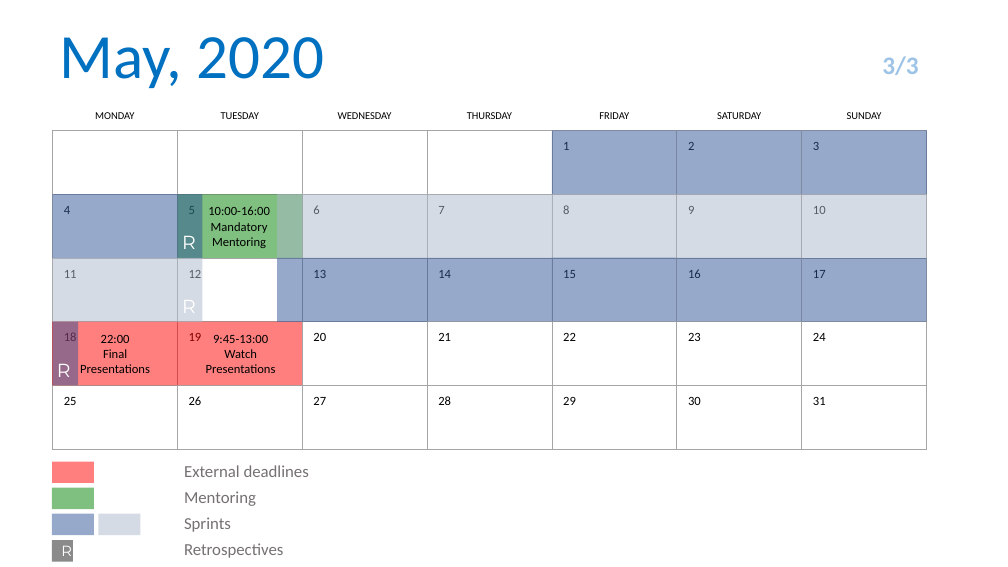
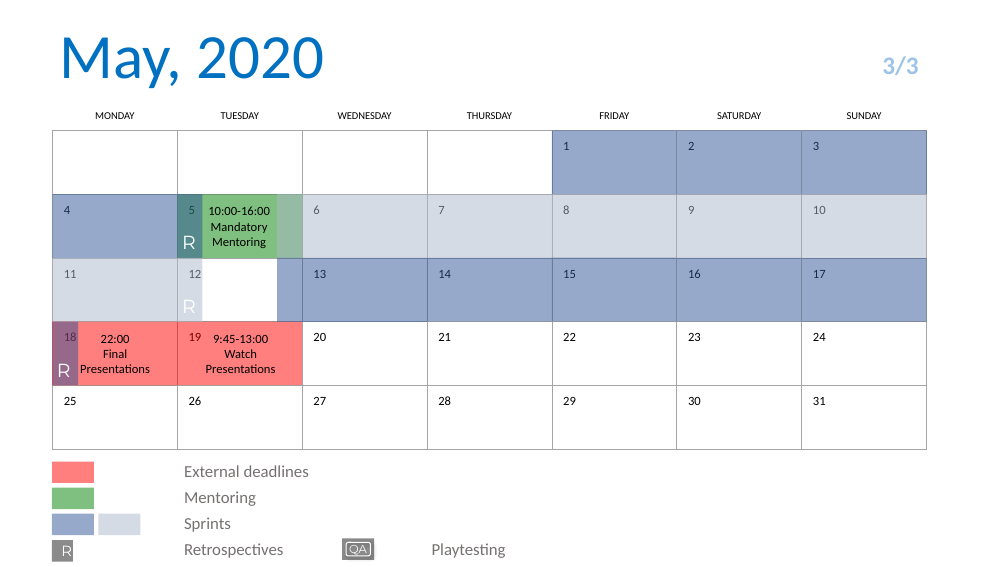
Before and after one commit to DR-DRU/BA4_Experimental_Games, a slide deck: slide 3 of Organization/Project Plan/Project Plan.pptx. Drawn at 1008x567 pixels with LibreOffice and Linux fonts; fonts in the diff are those of the drawing. Boxes give left, top, right and bottom in pixels: in the first picture for what was removed or moved away, otherwise in the second. Text is boxed around its words. In the diff, an @@ line names an element or a change of style, - is before the commit and + after.

```diff
--- a/Organization/Project Plan/Project Plan.pptx
+++ b/Organization/Project Plan/Project Plan.pptx
@@ group added at (x1=342, y1=538, x2=506, y2=560): 2 texts, 1 rectangle, 1 rounded rectangle @@
+QA
+Playtesting
```
Also in this commit, not shown: 1 other slide changed, 3 other files.
